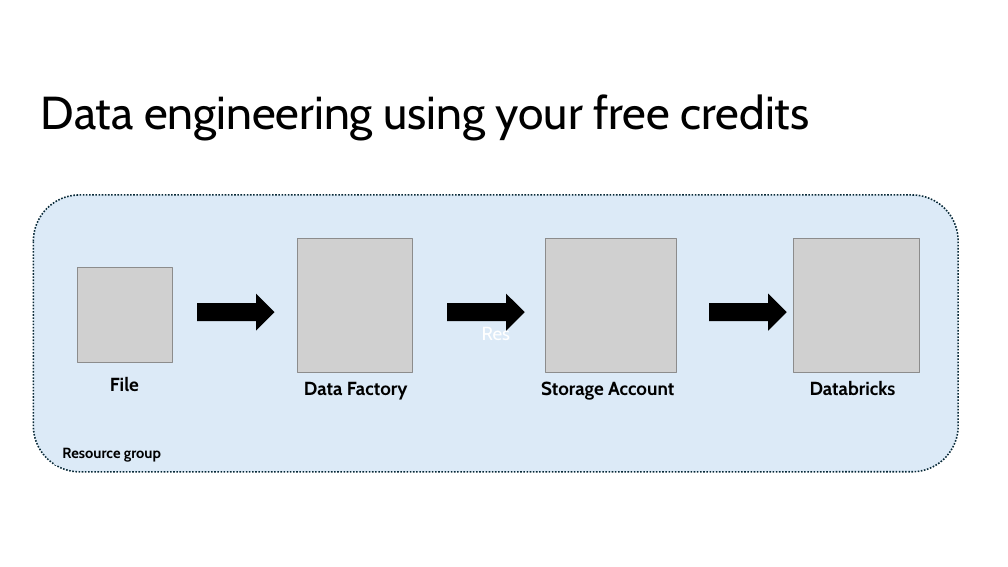
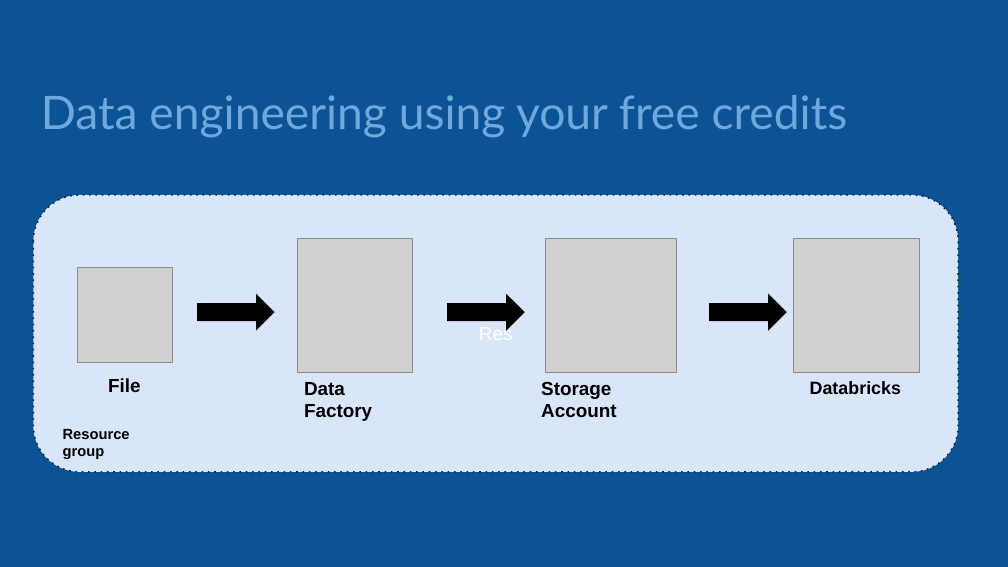
Before and after one commit to phil-a10/Talks, a slide deck: slide 15 of Data Engineering Using Free Tools/Learn Data Engineering For Free.pptx (slide 8 before the commit). Drawn at 1008x567 pixels with LibreOffice and Linux fonts; fonts in the diff are those of the drawing; grey boxes stand for pictures. Boxes give left, top, right and bottom in pixels: in the first picture for what was removed or moved away, otherwise in the second. Text is boxed around its words. In the diff, an @@ line names an element or a change of style, - is before the commit and + after.

```diff
--- a/Data Engineering Using Free Tools/Learn Data Engineering For Free.pptx
+++ b/Data Engineering Using Free Tools/Learn Data Engineering For Free.pptx
@@ background #FFFFFF to #0B5394 @@
@@ title "Data engineering using your free ..." at [41, 95, 848, 137]: font Cabin to Lato, text colour #000000 to #6FA8DC @@
@@ rounded rectangle "Res" at [33, 195, 958, 472]: font Cabin to Arial; fill #DCEAF7 to #D9E5F8; outline #092A39 1.5 pt dashed to #082836 1.5 pt dashed; proportions changed @@
@@ right arrow at [448, 296, 523, 329]: proportions changed @@
@@ font Cabin to Arial in 4 elements at [108, 378, 141, 392], [63, 429, 130, 459], [541, 381, 617, 418], [304, 382, 372, 421] @@
@@ text "Databricks" at [810, 381, 901, 394]: size 18 to 17 pt, font Cabin to Arial @@
@@ text "Resource group": place and size @@
-text "Resource group" at [62, 447, 161, 462]
+text "Resource group" at [63, 429, 130, 459]
```
Also in this commit, not shown: 72 other slides changed, 35 slides added, 25 slides removed.
